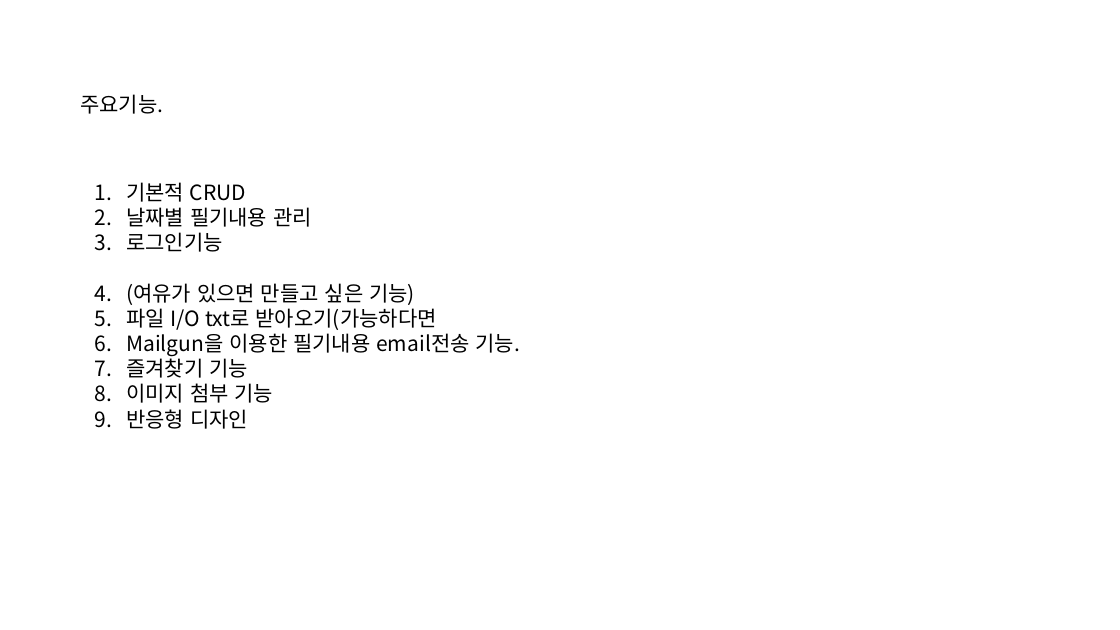
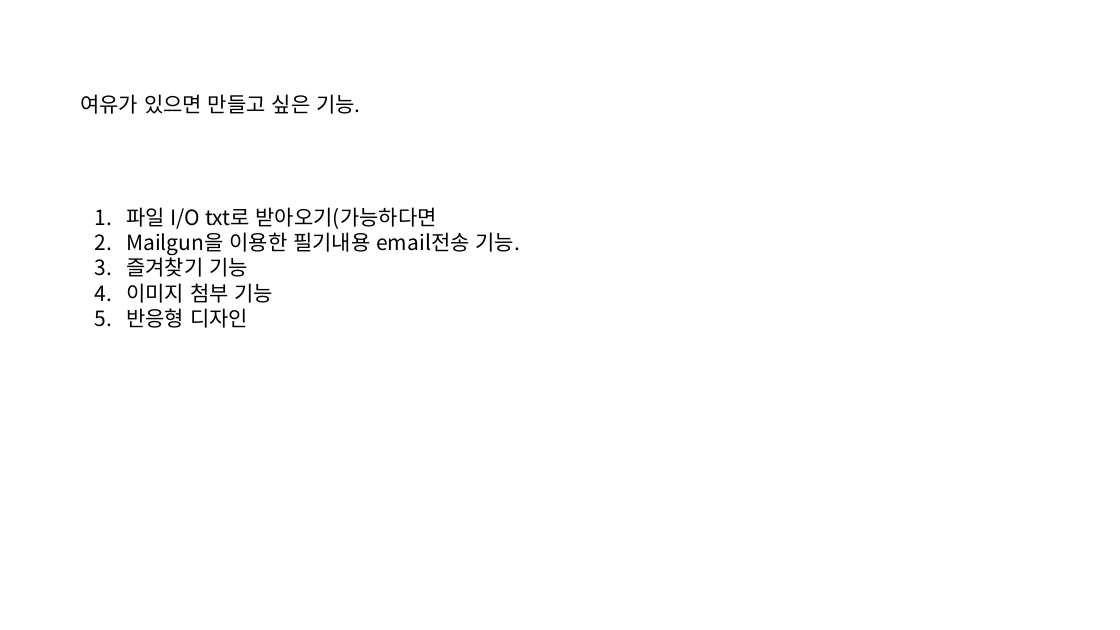
Before and after one commit to masima305/opensourceClass, a slide deck: slide 3 of project#1/메모장 기획.pptx. Drawn at 1120x630 pixels with LibreOffice and Linux fonts; fonts in the diff are those of the drawing. Boxes give left, top, right and bottom in pixels: in the first picture for what was removed or moved away, otherwise in the second. Text is boxed around its words. In the diff, an @@ line names an element or a change of style, - is before the commit and + after.

```diff
--- a/project#1/메모장 기획.pptx
+++ b/project#1/메모장 기획.pptx
@@ text at (80,94,361,114): text changed @@
-주요기능.
+여유가 있으면 만들고 싶은 기능.
@@ text at (126,182,415,305): paragraphs removed @@
-1. 기본적 CRUD
-2. 날짜별 필기내용 관리
-3. 로그인기능
-4. (여유가 있으면 만들고 싶은 기능)
```
Also in this commit, not shown: 4 other slides changed, 3 slides added.
